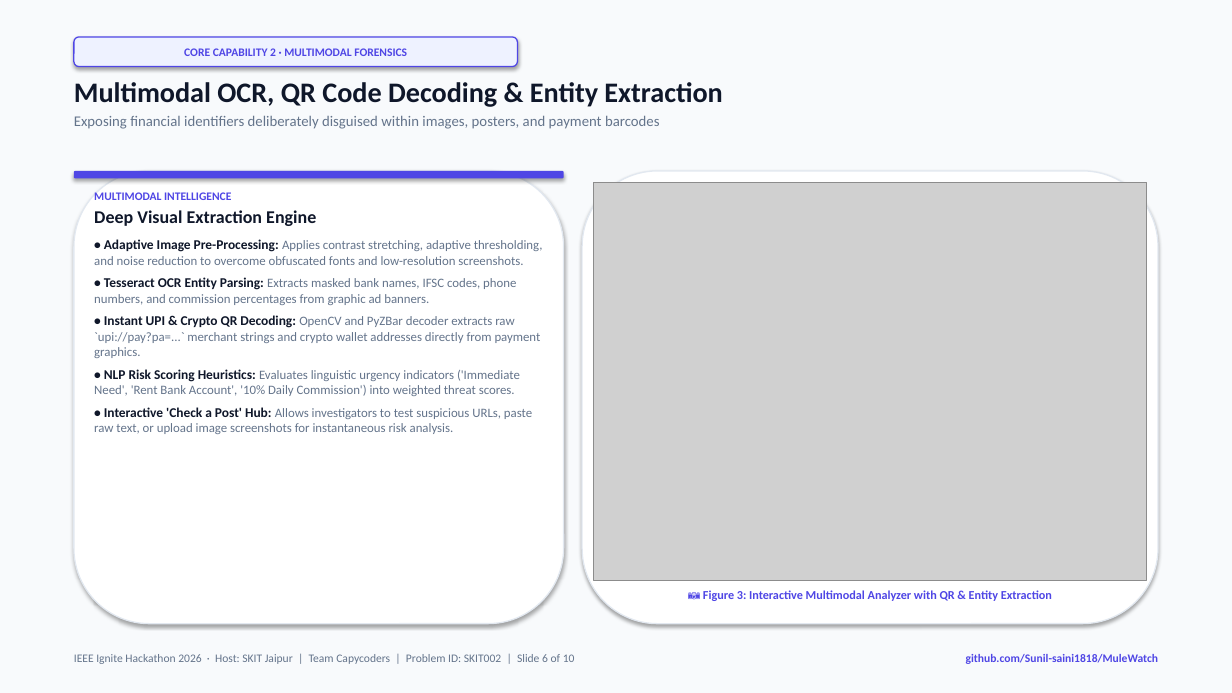
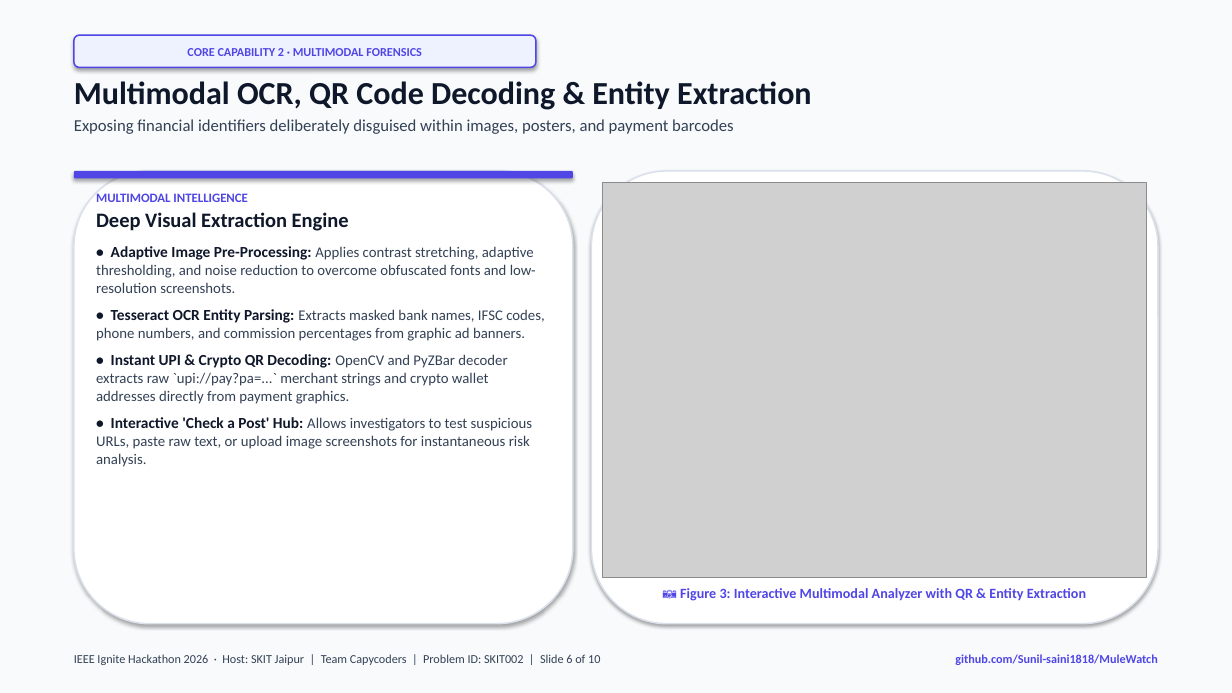
Before and after one commit to Sunil-saini1818/MuleWatch, a slide deck: slide 6 of MuleWatch_Presentation_IEEE_Ignite_2026.pptx. Drawn at 1232x693 pixels with LibreOffice and Linux fonts; fonts in the diff are those of the drawing; grey boxes stand for pictures. Boxes give left, top, right and bottom in pixels: in the first picture for what was removed or moved away, otherwise in the second. Text is boxed around its words. In the diff, an @@ line names an element or a change of style, - is before the commit and + after.

Commit message:
style: enhance typography, visibility, and layout alignment in pitch deck

```diff
--- a/MuleWatch_Presentation_IEEE_Ignite_2026.pptx
+++ b/MuleWatch_Presentation_IEEE_Ignite_2026.pptx
@@ rounded rectangle "CORE CAPABILITY 2 · MULTIMODAL ...": place and size @@
-rounded rectangle "CORE CAPABILITY 2 · MULTIMODAL ..." at [74, 37, 518, 67]
+rounded rectangle "CORE CAPABILITY 2 · MULTIMODAL ..." at [74, 35, 536, 67]
@@ rounded rectangle "CORE CAPABILITY 2 · MULTIMODAL ..." at [74, 35, 536, 67]: size 9 to 9.5 pt; outline #4F46E5 1 pt to #4F46E5 1.2 pt @@
@@ text "Multimodal OCR, QR Code Decoding ..." at [74, 81, 811, 134]: size 22 to 25 pt in "Multimodal OCR, QR Code Decoding & Entity ..."; size 11.5 to 13 pt, text colour #64748B to #334155 in "Exposing financial identifiers deliberately disguised within ..." @@
@@ rounded rectangle: place and size @@
-rounded rectangle at [74, 171, 564, 178]
+rounded rectangle at [74, 171, 573, 178]
@@ rounded rectangle at [74, 171, 573, 624]: outline #E2E8F0 1 pt to #DAE1EB 1.2 pt @@
@@ rounded rectangle: place and size @@
-rounded rectangle at [74, 171, 564, 624]
+rounded rectangle at [74, 171, 573, 624]
@@ rounded rectangle: place and size @@
-rounded rectangle at [582, 171, 1158, 624]
+rounded rectangle at [592, 171, 1158, 624]
@@ rounded rectangle at [592, 171, 1158, 624]: outline #E2E8F0 1 pt to #DAE1EB 1.2 pt @@
@@ text "MULTIMODAL INTELLIGENCE" at [96, 193, 544, 467]: size 9 to 10 pt in "MULTIMODAL INTELLIGENCE"; size 14 to 16 pt in "Deep Visual Extraction Engine"; size 10.5 to 12 pt in "• Adaptive Image Pre-Processing:", "• Tesseract OCR Entity Parsing:", "• Instant UPI & Crypto QR Decoding:", "• Interactive 'Check a Post' Hub:"; size 10 to 11.5 pt, text colour #64748B to #334155 in "Applies contrast stretching, adaptive thresholding, and nois ...", "Extracts masked bank names, IFSC codes, phone ...", "OpenCV and PyZBar decoder extracts raw `upi://pay?pa=...` ...", "Allows investigators to test suspicious URLs, paste ..."; more space between paragraphs @@
@@ picture: place and size @@
-picture at [593, 182, 1147, 580]
+picture at [603, 182, 1147, 578]
@@ text at [94, 369, 520, 396]: paragraph removed @@
-• NLP Risk Scoring Heuristics: Evaluates linguistic urgency indicators ('Immediate Need', 'Rent Bank Account', '10% Daily Commission') into weighted threat scores.
@@ text "📷 Figure 3: Interactive Multimodal ...": place and size @@
-text "📷 Figure 3: Interactive Multimodal ..." at [703, 590, 1052, 601]
+text "📷 Figure 3: Interactive Multimodal ..." at [680, 588, 1086, 601]
@@ text "📷 Figure 3: Interactive Multimodal ..." at [680, 588, 1086, 601]: size 9.5 to 11 pt @@
@@ text "IEEE Ignite Hackathon 2026 · ..." at [74, 654, 600, 665]: size 9 to 9.5 pt, text colour #64748B to #334155 @@
@@ text "github.com/Sunil-saini1818/MuleWatch" at [955, 654, 1157, 665]: size 9 to 9.5 pt @@
```
Also in this commit, not shown: 9 other slides changed, 1 other file.
